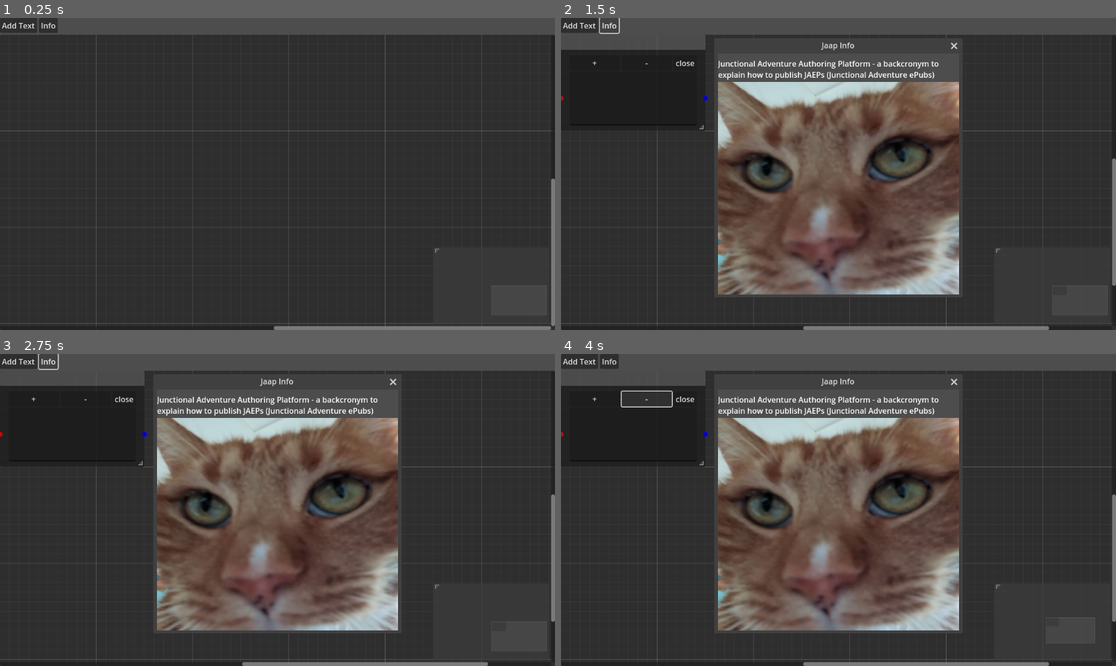
Above: before the commit, frames 1-4 (two rows, left to right).
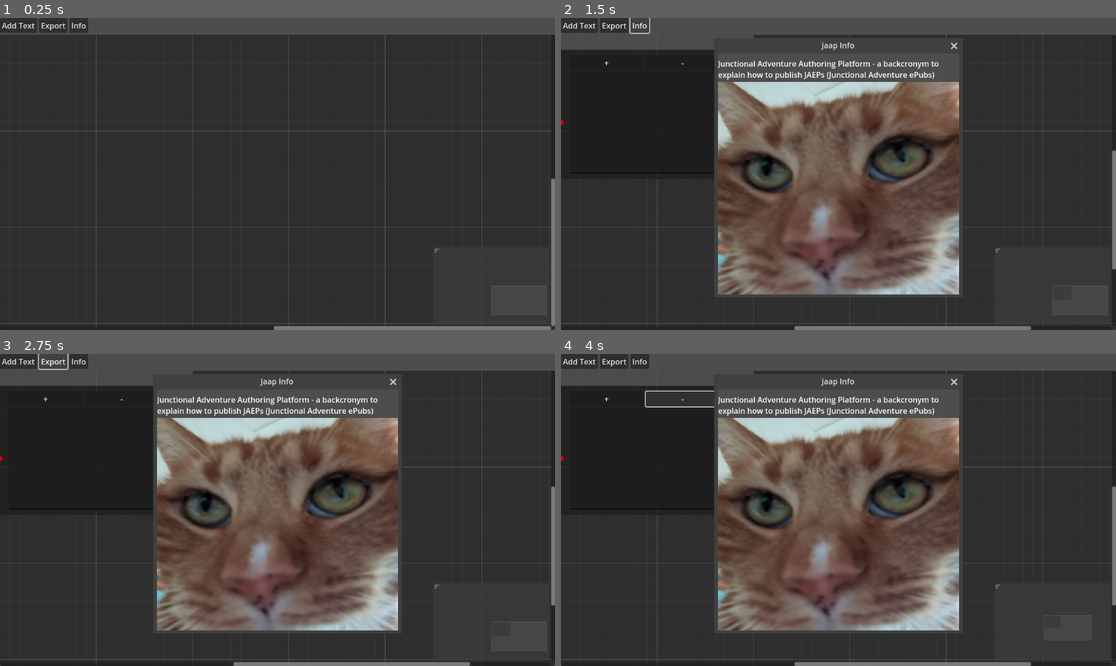
Above: after the commit, the same moments.

Repository: Winzum/JAAP
Game: Godot game, scene res://Main.tscn
The game is run twice, just before and just after one commit, with the same random seed, the same clock (stepped at 60 frames per second) and the same inputs.
Inputs (mouse positions are in pixels of both pictures, inside the frame that each line leads up to):
- Up to frame 1 (0.25 s): no input
- Up to frame 2 (1.5 s): click "Add Text" at 0.5 s; click "Info" at 1.25 s
- Up to frame 3 (2.75 s): click (55, 360) at 2 s, where only the run after the commit has a clickable "Export"
- Up to frame 4 (4 s): click "+" at 2.75 s; click "-" at 3.5 s

The runs differ from the first frame. In frame 1, 0.2% of the frame differs, in the area x 7-16%, y 0-5%; in frame 2, 0.8%; in frame 3, 0.8%; in frame 4, 1.0%, in the area x 0-100%, y 0-100%.

Commit message:
rename TextGraphNodes and export connections to terminal

Diff:
--- a/Main.tscn
+++ b/Main.tscn
@@ -1,8 +1,6 @@
-[gd_scene load_steps=4 format=3 uid="uid://dd6eq5gw4thbj"]
+[gd_scene load_steps=2 format=3 uid="uid://dd6eq5gw4thbj"]
 
 [ext_resource type="Script" uid="uid://7cm4csxmbj8v" path="res://main.gd" id="1_r0du0"]
-[ext_resource type="Script" uid="uid://b17h1dr7qftf6" path="res://add_text.gd" id="1_uu6xs"]
-[ext_resource type="Script" uid="uid://bllc2olligmkv" path="res://info.gd" id="2_uu6xs"]
 
 [node name="Control" type="Control"]
 layout_mode = 3
@@ -30,18 +28,21 @@
 [node name="AddText" type="Button" parent="VBoxContainer/HBoxContainer"]
 layout_mode = 2
 text = "Add Text"
-script = ExtResource("1_uu6xs")
+
+[node name="Export" type="Button" parent="VBoxContainer/HBoxContainer"]
+layout_mode = 2
+text = "Export"
 
 [node name="Info" type="Button" parent="VBoxContainer/HBoxContainer"]
 layout_mode = 2
 text = "Info"
-script = ExtResource("2_uu6xs")
 
 [node name="GraphEdit" type="GraphEdit" parent="VBoxContainer"]
 layout_mode = 2
 size_flags_vertical = 3
 show_menu = false
 
-[connection signal="pressed" from="VBoxContainer/HBoxContainer/AddText" to="VBoxContainer/HBoxContainer/AddText" method="_on_pressed"]
-[connection signal="pressed" from="VBoxContainer/HBoxContainer/Info" to="VBoxContainer/HBoxContainer/Info" method="_on_pressed"]
+[connection signal="pressed" from="VBoxContainer/HBoxContainer/AddText" to="." method="_on_add_text_pressed"]
+[connection signal="pressed" from="VBoxContainer/HBoxContainer/Export" to="." method="_on_export_pressed"]
+[connection signal="pressed" from="VBoxContainer/HBoxContainer/Info" to="." method="_on_info_pressed"]
 [connection signal="connection_request" from="VBoxContainer/GraphEdit" to="." method="_on_graph_edit_connection_request"]
--- a/add_text.gd
+++ /dev/null
@@ -1,15 +0,0 @@
-extends Button
-
-#@onready var text_window = preload("res://screens/TextWindow.tscn")
-@onready var text_node = preload("res://screens/TextGraphNode.tscn")
-@onready var graph_edit = $"../../GraphEdit"
-
-func _on_pressed() -> void:
-	#var new_text_window = text_window.instantiate()
-	#new_text_window.name = "TextWindow"
-	#new_text_window.size = Vector2(200, 300)
-	#new_text_window.position = Vector2(randi() % 400, randi() % 300 + 20)
-	#get_tree().root.add_child(new_text_window)
-	#new_text_window.show()
-	var node = text_node.instantiate()
-	graph_edit.add_child(node)
--- a/info.gd
+++ /dev/null
@@ -1,9 +0,0 @@
-extends Button
-
-@onready var JaapInfoScene = preload("res://screens/InfoScreen.tscn")
-
-func _on_pressed() -> void:
-	var JaapInfo = JaapInfoScene.instantiate()
-	JaapInfo.name = "JaapInfoPopup"
-	get_tree().root.add_child(JaapInfo)
-	JaapInfo.show()
--- a/main.gd
+++ b/main.gd
@@ -1,6 +1,25 @@
 extends Control
 
+@onready var text_node = preload("res://screens/TextGraphNode.tscn")
+@onready var JaapInfoScene = preload("res://screens/InfoScreen.tscn")
 @onready var graph_edit = $VBoxContainer/GraphEdit
+
+func _on_add_text_pressed() -> void:
+	var node = text_node.instantiate()
+	graph_edit.add_child(node)
+
+func _on_info_pressed() -> void:
+	var JaapInfo = JaapInfoScene.instantiate()
+	JaapInfo.name = "JaapInfoPopup"
+	get_tree().root.add_child(JaapInfo)
+	JaapInfo.show()
 
 func _on_graph_edit_connection_request(from_node: StringName, from_port: int, to_node: StringName, to_port: int) -> void:
 	graph_edit.connect_node(from_node, from_port, to_node, to_port)
+
+func _on_export_pressed() -> void:
+	for conn in graph_edit.connections:
+		var from_node = conn["from_node"]
+		print(from_node)
+		var to_node = conn["to_node"]
+		print(to_node)
--- a/screens/TextGraphNode.tscn
+++ b/screens/TextGraphNode.tscn
@@ -3,8 +3,8 @@
 [ext_resource type="Script" uid="uid://dg2r45pbg6kaa" path="res://screens/text_graph_node.gd" id="1_8wssi"]
 
 [node name="TextGraphNode" type="GraphNode"]
-offset_right = 300.0
-offset_bottom = 200.0
+offset_right = 400.0
+offset_bottom = 300.0
 resizable = true
 slot/0/left_enabled = false
 slot/0/left_type = 0
@@ -25,6 +25,21 @@
 slot/1/right_icon = null
 slot/1/draw_stylebox = true
 script = ExtResource("1_8wssi")
+
+[node name="PopupMenu" type="PopupMenu" parent="."]
+item_count = 1
+item_0/text = "Rename"
+item_0/id = 0
+
+[node name="PopupRename" type="PopupPanel" parent="."]
+size = Vector2i(200, 40)
+
+[node name="LineEdit" type="LineEdit" parent="PopupRename"]
+offset_left = 4.0
+offset_top = 4.0
+offset_right = 196.0
+offset_bottom = 36.0
+placeholder_text = "name"
 
 [node name="HBoxContainer" type="HBoxContainer" parent="."]
 layout_mode = 2
@@ -48,6 +63,9 @@
 layout_mode = 2
 size_flags_vertical = 3
 
+[connection signal="gui_input" from="." to="." method="_on_gui_input"]
+[connection signal="index_pressed" from="PopupMenu" to="." method="_on_popup_menu_index_pressed"]
+[connection signal="text_submitted" from="PopupRename/LineEdit" to="." method="_on_rename_text_submitted"]
 [connection signal="pressed" from="HBoxContainer/ConnectionAdd" to="." method="_add_node_slots" binds= [1]]
 [connection signal="pressed" from="HBoxContainer/ConnectionRemove" to="." method="_add_node_slots" binds= [-1]]
 [connection signal="pressed" from="HBoxContainer/CloseButton" to="." method="_on_close_button_pressed"]
--- a/screens/text_graph_node.gd
+++ b/screens/text_graph_node.gd
@@ -1,4 +1,6 @@
 extends GraphNode
+
+@onready var graph_edit = get_parent()
 
 func _ready() -> void:
 	set_slot(1, true, 1, Color.RED, true, 1, Color.BLUE)
@@ -7,10 +9,13 @@
 func _add_node_slots(n: int) -> void:
 	var output_count = get_output_port_count()
 	if n < 0:
-		var remove_count = min(-n, output_count - 1)
+		# ensure 1 output always remains
+		var remove_count = min(-n, output_count -1)
 		for i in range(remove_count):
 			clear_slot(output_count)
-			get_child(output_count).queue_free()
+			# for now this is compensated for the popupmenu nodes
+			get_child(output_count+2).queue_free()
+			output_count = get_output_port_count()
 	elif n > 0:
 		for i in range(n):
 			var text_edit_new = TextEdit.new()
@@ -20,3 +25,22 @@
 
 func _on_close_button_pressed() -> void:
 	queue_free()
+
+func _on_gui_input(event: InputEvent) -> void:
+	#on right click
+	if event is InputEventMouseButton and event.pressed and event.button_index == MOUSE_BUTTON_RIGHT:
+		var popup_location = get_global_transform().origin + (event.position * graph_edit.zoom)
+		$PopupMenu.position = popup_location
+		$PopupRename.position = popup_location
+		$PopupMenu.show()
+
+func _on_popup_menu_index_pressed(index: int) -> void:
+	match index:
+		0:
+			$PopupRename.show()
+			$PopupRename/LineEdit.grab_focus()
+
+func _on_rename_text_submitted(new_text: String) -> void:
+	title = new_text
+	name = new_text
+	$PopupRename.hide()
Not shown, removed: add_text.gd.uid
Not shown, removed: info.gd.uid
